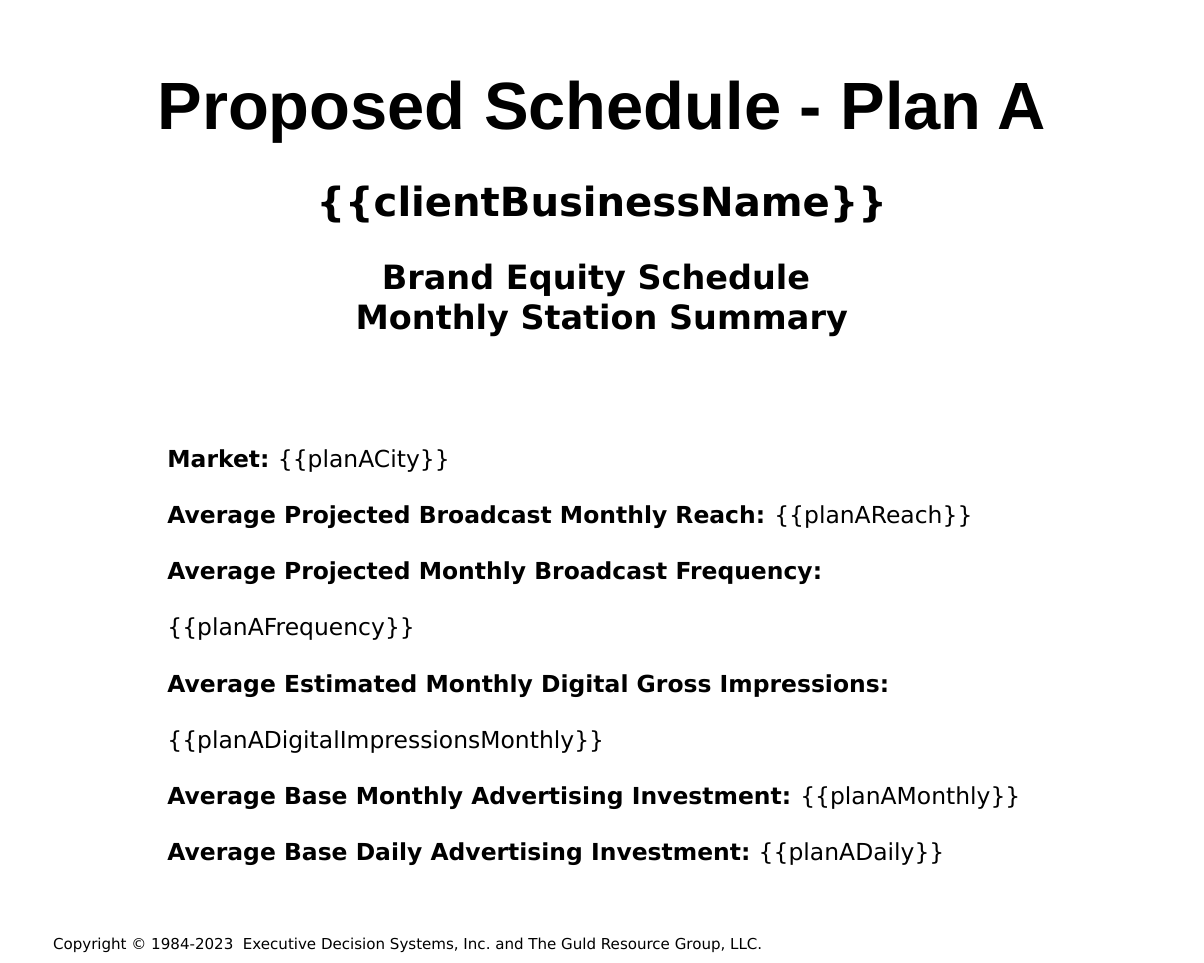
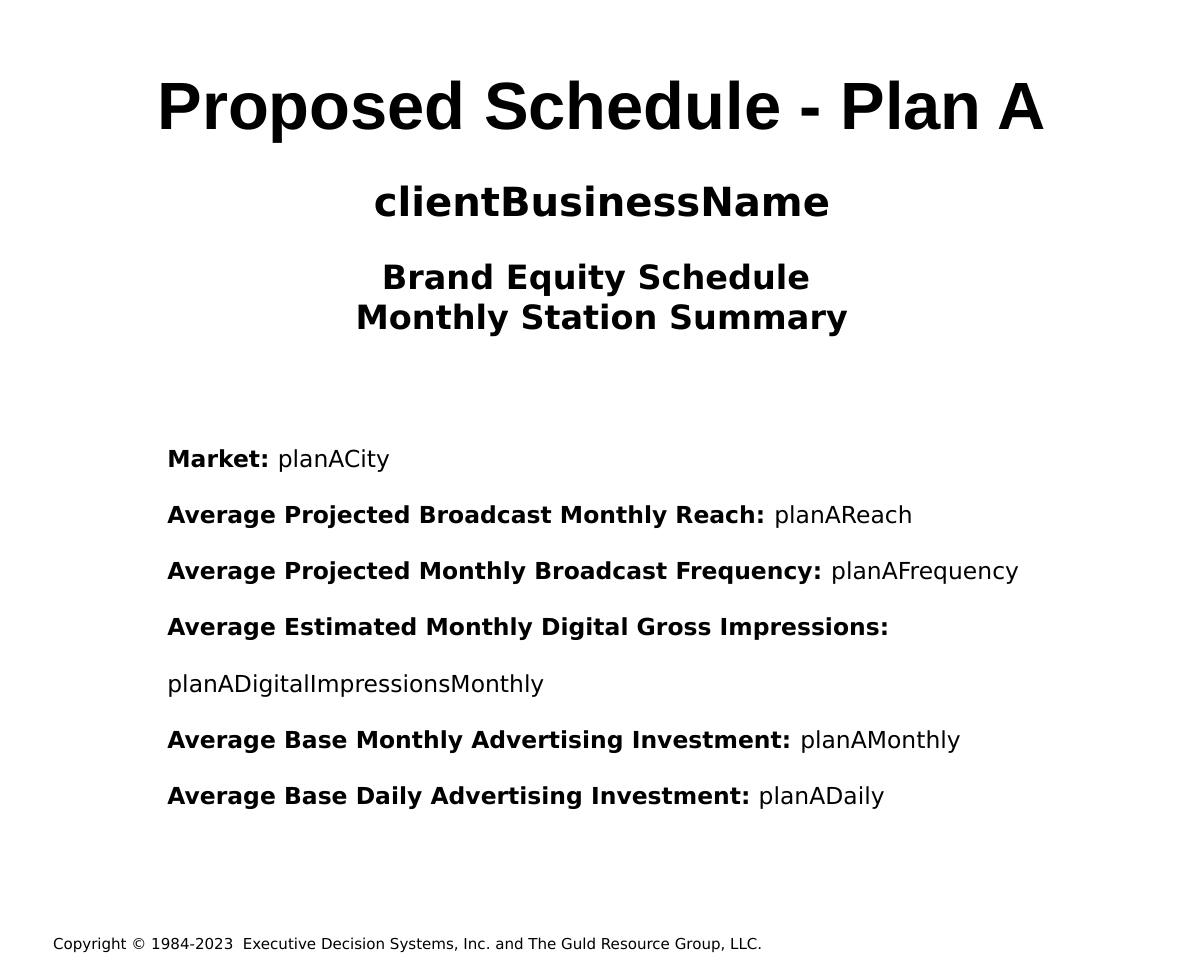
Before and after one commit to hintonandrew510/wizardfrontend, a slide deck: slide 23 of mavenprojectSCR/src/main/resources/powerpointtemplate/tv.pptx. Drawn at 1204x963 pixels with LibreOffice and Linux fonts; fonts in the diff are those of the drawing; background and template pictures are left out. Boxes give left, top, right and bottom in pixels: in the first picture for what was removed or moved away, otherwise in the second. Text is boxed around its words. In the diff, an @@ line names an element or a change of style, - is before the commit and + after.

```diff
--- a/mavenprojectSCR/src/main/resources/powerpointtemplate/tv.pptx
+++ b/mavenprojectSCR/src/main/resources/powerpointtemplate/tv.pptx
@@ text at box(374, 185, 830, 217): text changed @@
-{{clientBusinessName}}
+clientBusinessName
@@ text at box(167, 449, 1019, 809): text changed @@
-Market: {{planACity}}
-Average Projected Broadcast Monthly Reach: {{planAReach}}
-Average Projected Monthly Broadcast Frequency: {{planAFrequency}}
-Average Estimated Monthly Digital Gross Impressions: {{planADigitalImpressionsMonthly}}
-Average Base Monthly Advertising Investment: {{planAMonthly}}
-Average Base Daily Advertising Investment: {{planADaily}}
+Market: planACity
+Average Projected Broadcast Monthly Reach: planAReach
+Average Projected Monthly Broadcast Frequency: planAFrequency
+Average Estimated Monthly Digital Gross Impressions: planADigitalImpressionsMonthly
+Average Base Monthly Advertising Investment: planAMonthly
+Average Base Daily Advertising Investment: planADaily
```
Also in this commit, not shown: 26 other slides changed, 4 other files.
